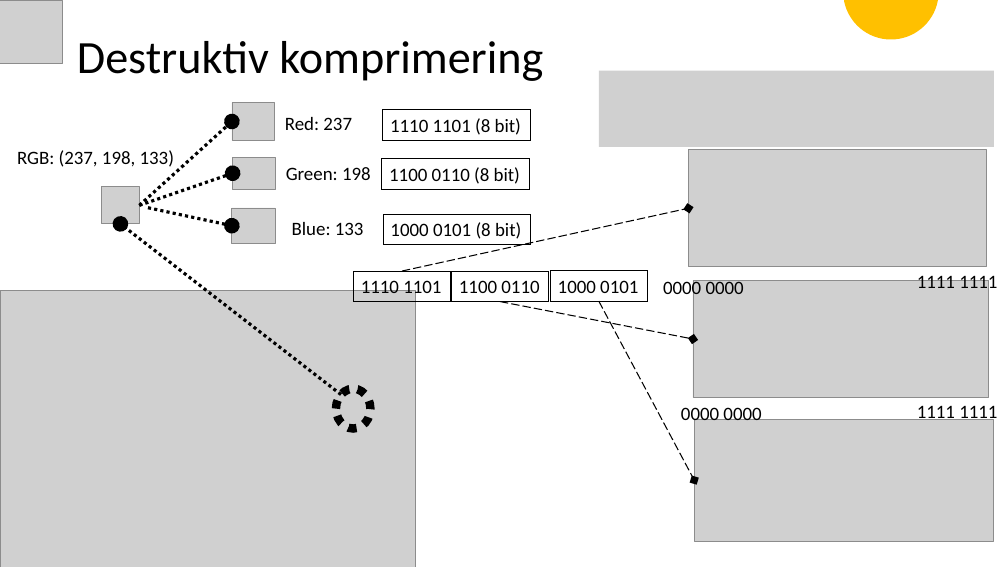
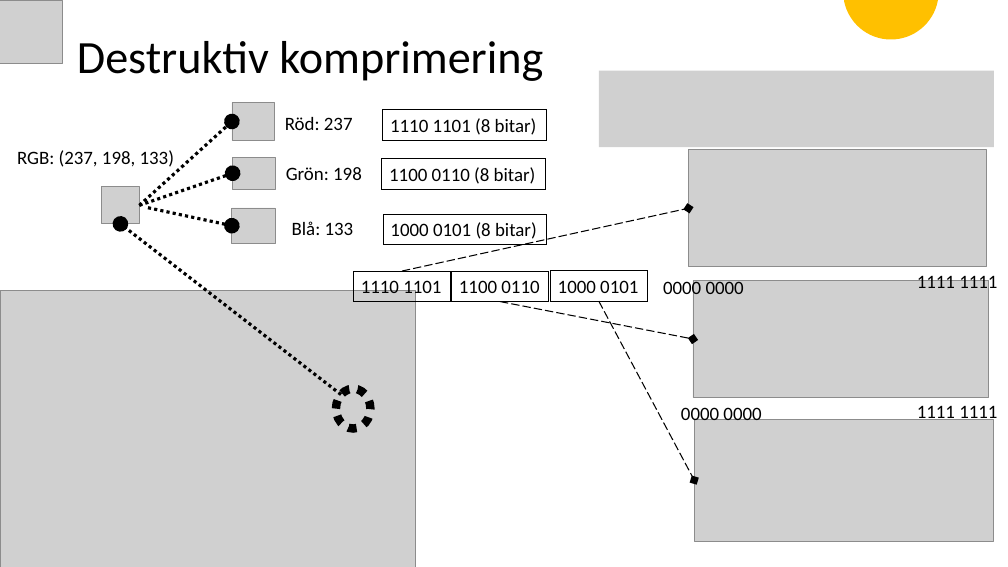
Before and after one commit to mo-mosverkstad/artificial_intelligence_algorithm, a slide deck: slide 12 of genetic_algorithm/JavaScriptCode/compressImageGSEA/GSEA.pptx. Drawn at 1008x567 pixels with LibreOffice and Linux fonts; fonts in the diff are those of the drawing; grey boxes stand for pictures. Boxes give left, top, right and bottom in pixels: in the first picture for what was removed or moved away, otherwise in the second. Text is boxed around its words. In the diff, an @@ line names an element or a change of style, - is before the commit and + after.

```diff
--- a/genetic_algorithm/JavaScriptCode/compressImageGSEA/GSEA.pptx
+++ b/genetic_algorithm/JavaScriptCode/compressImageGSEA/GSEA.pptx
@@ text at (285, 117, 353, 130): text changed @@
-Red: 237
+Röd: 237
@@ rectangle "1110 1101 (8 bitar)": place and size @@
-rectangle "1110 1101 (8 bitar)" at (383, 110, 531, 140)
+rectangle "1110 1101 (8 bitar)" at (383, 110, 546, 140)
@@ text in rectangle at (390, 118, 537, 135): text changed @@
-1110 1101 (8 bit)
+1110 1101 (8 bitar)
@@ text at (286, 167, 362, 180): text changed @@
-Green: 198
+Grön: 198
@@ rectangle "1100 0110 (8 bitar)": place and size @@
-rectangle "1100 0110 (8 bitar)" at (382, 159, 530, 189)
+rectangle "1100 0110 (8 bitar)" at (382, 159, 545, 189)
@@ text in rectangle at (389, 167, 536, 184): text changed @@
-1100 0110 (8 bit)
+1100 0110 (8 bitar)
@@ text at (292, 221, 354, 235): text changed @@
-Blue: 133
+Blå: 133
@@ rectangle "1000 0101 (8 bitar)": place and size @@
-rectangle "1000 0101 (8 bitar)" at (383, 214, 532, 244)
+rectangle "1000 0101 (8 bitar)" at (383, 214, 547, 244)
@@ text in rectangle at (390, 222, 537, 242): text changed @@
-1000 0101 (8 bit)
+1000 0101 (8 bitar)
```
Also in this commit, not shown: 21 other slides changed, 3 other files.
